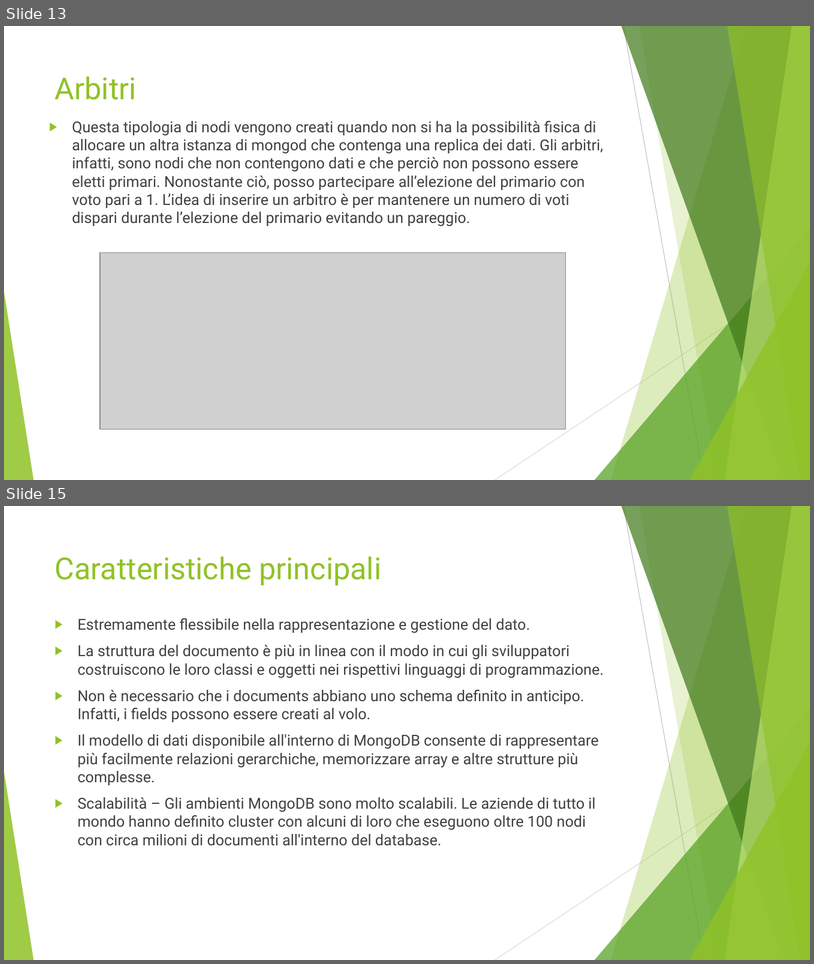
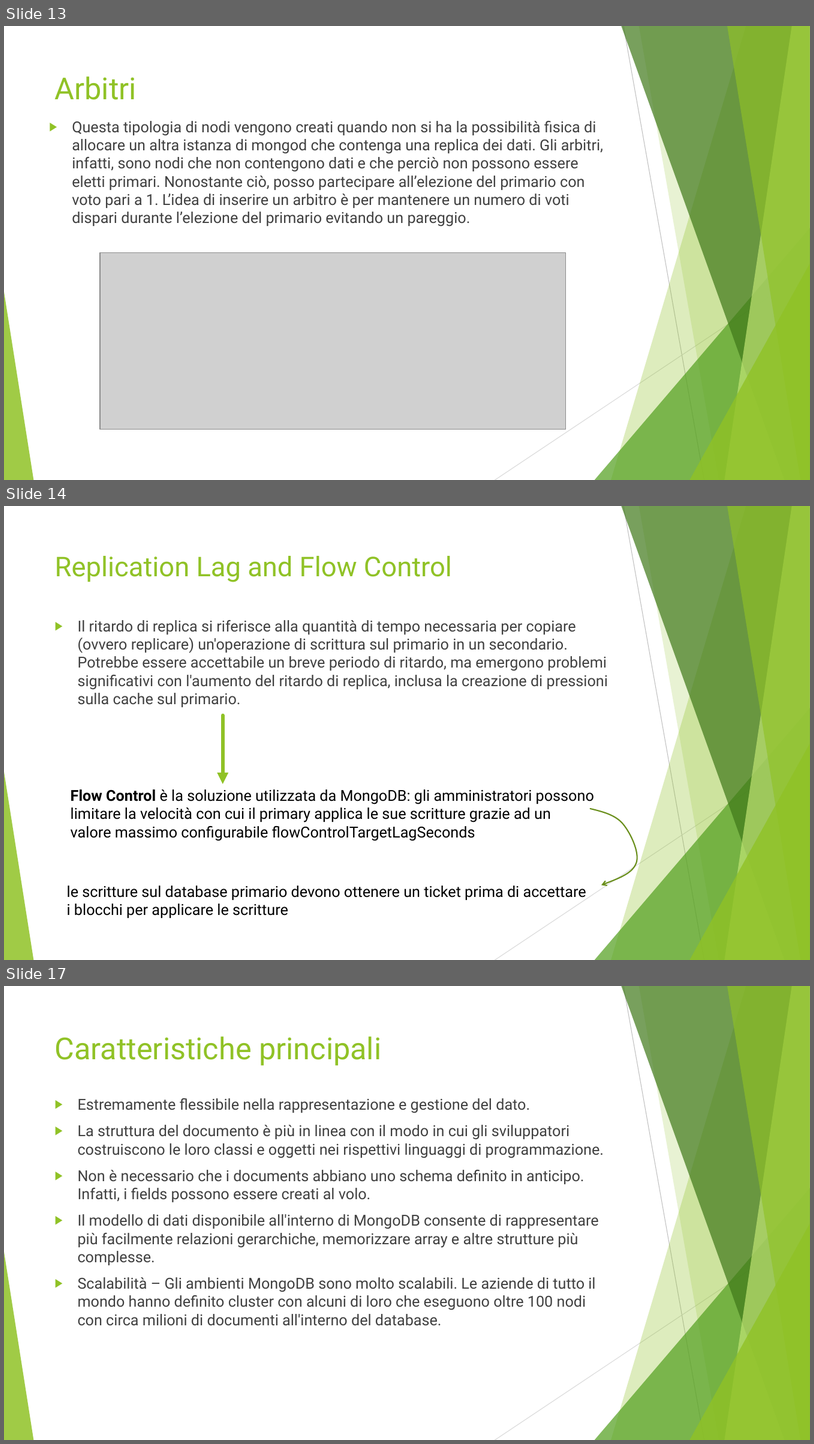
Before and after one commit to Buzzolan/VeronaCardMongoDB, a slide deck: Presentazione_progetto.pptx. Shown one above the other, each under a label of ours: slides 13 and 15 before the commit, slides 13, 14 and 17 after it; the slides between them are not shown. The pictures are 814x964 and 814x1444 pixels, drawn with LibreOffice and Linux fonts; fonts in the diff are those of the drawing; grey boxes stand for pictures. Boxes give left, top, right and bottom in pixels: in the first picture for what was removed or moved away, otherwise in the second. Text is boxed around its words. In the diff, an @@ line names an element or a change of style, - is before the commit and + after.

```diff
--- a/Presentazione_progetto.pptx
+++ b/Presentazione_progetto.pptx
@@ slide 14 added at bbox=[4, 506, 810, 960], background #FFFFFF; not listed: 10 template elements that a slide beside it also shows @@
@@ title added at bbox=[55, 556, 452, 582], 32.4 pt, text #90C226 @@
+Replication Lag and Flow Control
@@ text added at bbox=[78, 620, 608, 707], 18 pt, text #404040 @@
+▶ Il ritardo di replica si riferisce alla quantità di tempo necessaria per copiare (ovvero replicare) un'operazione di scrittura sul primario in un secondario. Potrebbe essere accettabile un breve periodo di ritardo, ma emergono problemi significativi con l'aumento del ritardo di replica, inclusa la creazione di pressioni sulla cache sul primario.
@@ arrow added from (223, 715) to (223, 784), #90C226 4.5 pt @@
@@ text added at bbox=[71, 789, 594, 841], 18 pt, text #000000 @@
+Flow Control è la soluzione utilizzata da MongoDB: gli amministratori possono limitare la velocità con cui il primary applica le sue scritture grazie ad un valore massimo configurabile flowControlTargetLagSeconds
@@ freeform shape added at bbox=[591, 808, 638, 885], outline #6B901C 1.5 pt @@
@@ text added at bbox=[67, 885, 587, 918], 18 pt, text #000000 @@
+le scritture sul database primario devono ottenere un ticket prima di accettare
+i blocchi per applicare le scritture
@@ what was slide 15 is now slide 17 @@
```
Also in this commit, not shown: 1 slide changed, 2 other slides added, 1 slide removed, 2 other files.
